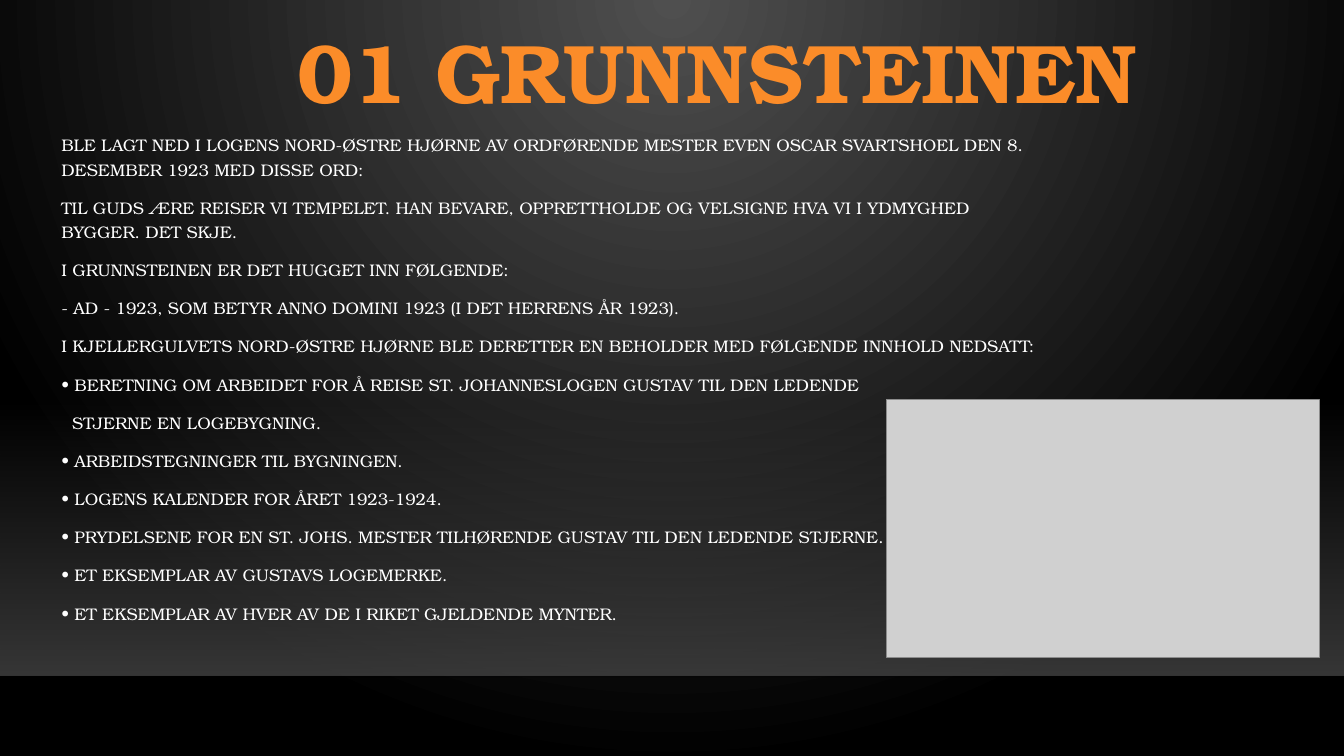
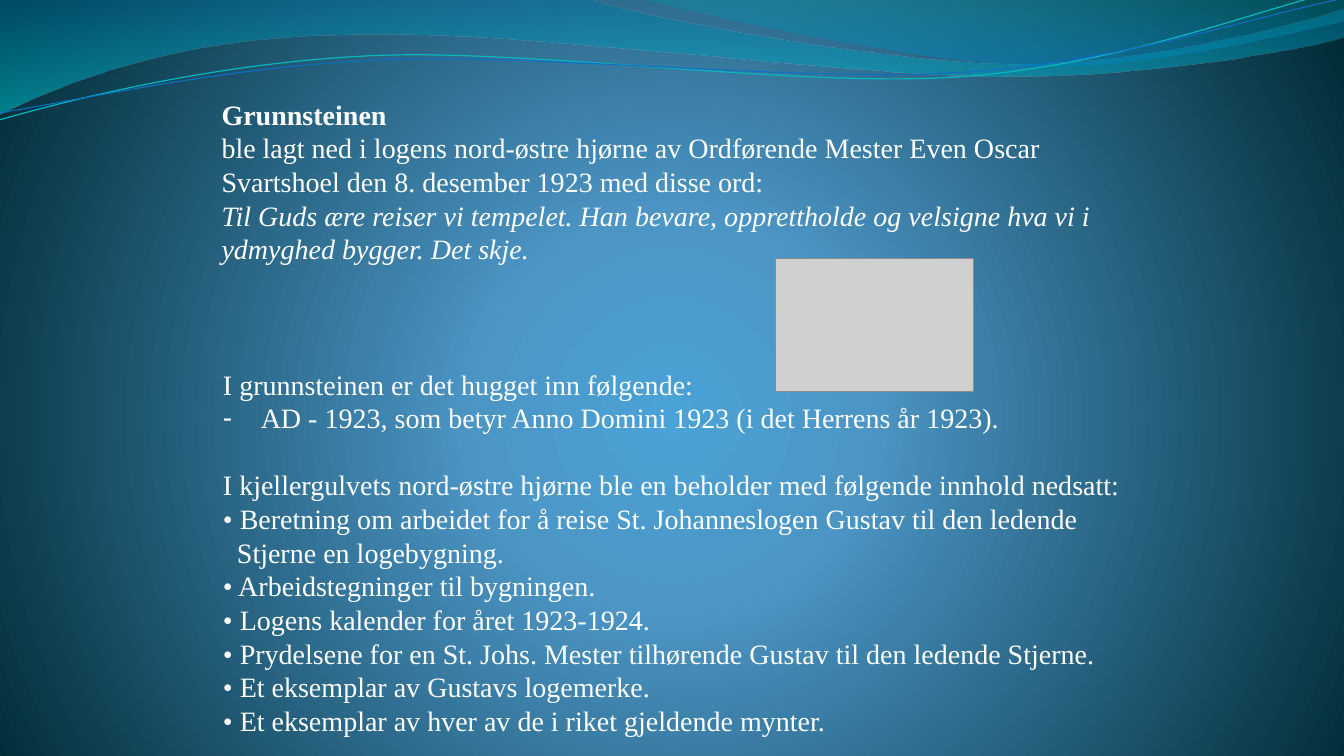
Before and after one commit to skaretk/lightcontrols, a slide deck: slide 2 of light_controller/light_control.pptm (slide 1 before the commit). Drawn at 1344x756 pixels with LibreOffice and Linux fonts; fonts in the diff are those of the drawing; grey boxes stand for pictures; background and template pictures are left out. Boxes give left, top, right and bottom in pixels: in the first picture for what was removed or moved away, otherwise in the second. Text is boxed around its words. In the diff, an @@ line names an element or a change of style, - is before the commit and + after.

```diff
--- a/light_controller/light_control.pptm
+++ b/light_controller/light_control.pptm
@@ background gradient #505050 to #000000 to gradient #4AA0D6 to #4C98C7 to #002C38 @@
@@ freeform shape added at (0, 0, 1344, 114), fill gradient #0074A1 to #00C6CF @@
@@ freeform shape added at (0, 0, 1344, 125), outline #0AB8BF 0.85 pt @@
@@ freeform shape added at (0, 0, 1344, 120), outline #0F6FC6 0.75 pt @@
@@ freeform shape added at (644, 0, 1344, 70), fill gradient #00A1A9 to #008BBF @@
@@ title removed at (298, 45, 1138, 104) @@
-01 GRUNNSTEINEN
@@ text added at (222, 105, 1090, 265), 20 pt, text #FFFFFF @@
+Grunnsteinen
+ble lagt ned i logens nord-østre hjørne av Ordførende Mester Even Oscar Svartshoel den 8. desember 1923 med disse ord:
+Til Guds ære reiser vi tempelet. Han bevare, opprettholde og velsigne hva vi i ydmyghed bygger. Det skje.
@@ picture added at (775, 259, 974, 392) @@
@@ text at (223, 375, 1119, 736): text changed; size 12 to 20 pt; font TeX Gyre Bonum to Times New Roman @@
-BLE LAGT NED I LOGENS NORD-ØSTRE HJØRNE AV ORDFØRENDE MESTER EVEN OSCAR SVARTSHOEL DEN 8. DESEMBER 1923 MED DISSE ORD:
-TIL GUDS ÆRE REISER VI TEMPELET. HAN BEVARE, OPPRETTHOLDE OG VELSIGNE HVA VI I YDMYGHED BYGGER. DET SKJE.
-I GRUNNSTEINEN ER DET HUGGET INN FØLGENDE:
-- AD - 1923, SOM BETYR ANNO DOMINI 1923 (I DET HERRENS ÅR 1923).
-I KJELLERGULVETS NORD-ØSTRE HJØRNE BLE DERETTER EN BEHOLDER MED FØLGENDE INNHOLD NEDSATT:
-• BERETNING OM ARBEIDET FOR Å REISE ST. JOHANNESLOGEN GUSTAV TIL DEN LEDENDE
-STJERNE EN LOGEBYGNING.
-• ARBEIDSTEGNINGER TIL BYGNINGEN.
-• LOGENS KALENDER FOR ÅRET 1923-1924.
-• PRYDELSENE FOR EN ST. JOHS. MESTER TILHØRENDE GUSTAV TIL DEN LEDENDE STJERNE.
-• ET EKSEMPLAR AV GUSTAVS LOGEMERKE.
-• ET EKSEMPLAR AV HVER AV DE I RIKET GJELDENDE MYNTER.
+I grunnsteinen er det hugget inn følgende:
+– AD - 1923, som betyr Anno Domini 1923 (i det Herrens år 1923).
+I kjellergulvets nord-østre hjørne ble en beholder med følgende innhold nedsatt:
+• Beretning om arbeidet for å reise St. Johanneslogen Gustav til den ledende
+Stjerne en logebygning.
+• Arbeidstegninger til bygningen.
+• Logens kalender for året 1923-1924.
+• Prydelsene for en St. Johs. Mester tilhørende Gustav til den ledende Stjerne.
+• Et eksemplar av Gustavs logemerke.
+• Et eksemplar av hver av de i riket gjeldende mynter.
@@ rectangle removed at (0, 399, 1344, 676) @@
@@ picture removed at (886, 400, 1320, 657) @@
@@ line removed from (0, 677) to (1344, 677) @@
```
Also in this commit, not shown: 13 other slides changed, 1 slide added, 2 slides removed, 3 other files.
